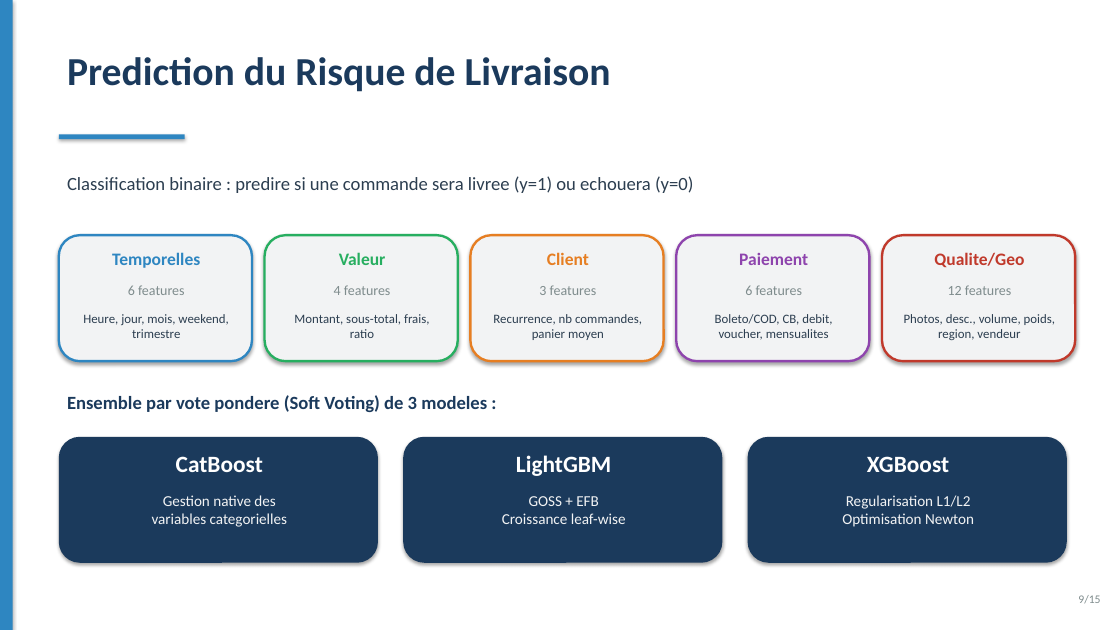
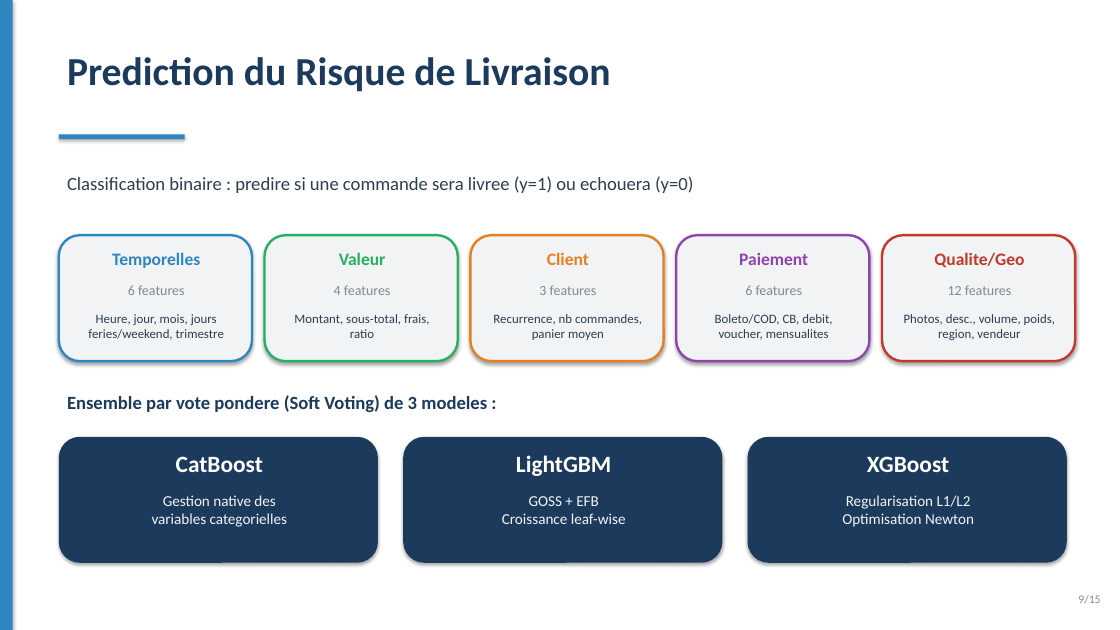
Before and after one commit to amine-dubs/COD-CRM, a slide deck: slide 9 of docs/presentation.pptx. Drawn at 1120x630 pixels with LibreOffice and Linux fonts; fonts in the diff are those of the drawing. Boxes give left, top, right and bottom in pixels: in the first picture for what was removed or moved away, otherwise in the second. Text is boxed around its words. In the diff, an @@ line names an element or a change of style, - is before the commit and + after.

Commit message:
Add Algerian calendar: national holidays + Islamic New Year, holiday-aware is_weekend
- features.py: is_weekend now covers Fri-Sat + 5 national holidays + Islamic
  holidays (Eid al-Fitr 3d, Eid al-Adha 3d, Mawlid, Islamic New Year)
- forecaster.py: 21 covariates (was 19), add islamic_new_year + algerian_holiday,
  fix Eid al-Adha from 4 to 3 days, update is_weekend in _build_features_for_date
- train_all.py: update _add_features with holiday-aware is_weekend
- Update diagrams (ml_pipeline, ai_integration) with current tech stack
- Update rapport.tex, README.md, create_pptx.py, presentation.pptx

```diff
--- a/docs/presentation.pptx
+++ b/docs/presentation.pptx
@@ text at [88, 314, 224, 340]: text changed @@
-Heure, jour, mois, weekend, trimestre
+Heure, jour, mois, jours feries/weekend, trimestre
```
Also in this commit, not shown: 2 other slides changed, 8 other files.
